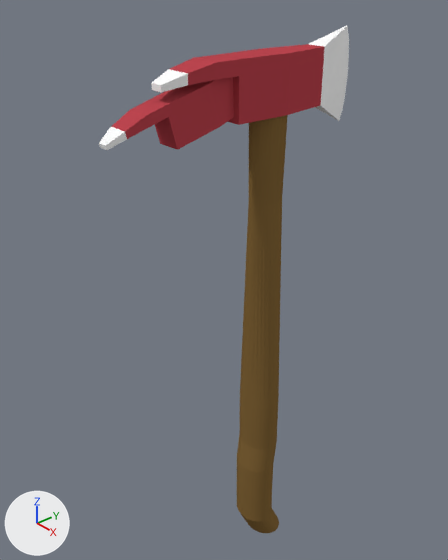
The Blender file Assets/Weapons/MeleeWeapons/FireAxe.blend: old version first, new version second.
Both versions are drawn from a 50 mm camera at (1.047, -1.004, 1.057) aimed at (-0.06, -0.048, 0.285). Arrows for +X, +Y and +Z are at lower left; the lights stay in place.

Objects in the first picture: 'Cylinder', 'SwingThing'.
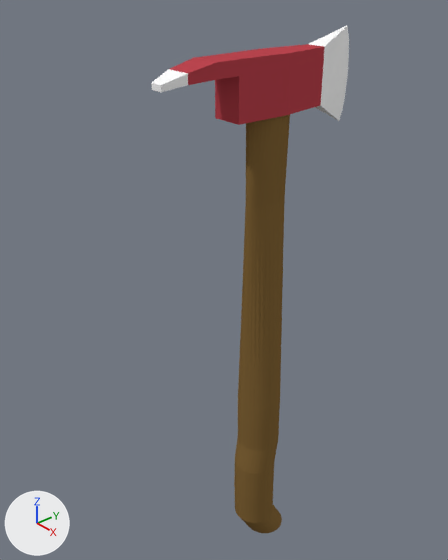
The newer file is also rescaled (x2.083), turned or shifted as a whole; pictures and numbers use the older file's frame.

Location of each change, [x1, y1, x2, y2] in pixels of the pictures (448 x 560 px; the box of a moved part takes in the faces that stretch with it):
'SwingThing', deleted (red)
    before: [99, 77, 234, 150]
    faces in mat_axe_red_001 (red #bb454f): [111, 77, 234, 150]
    faces in mat_axe_white_001 (white #ffffff): [99, 127, 127, 150]
part 1 of me_cylinder, moved or reshaped
    before: [237, 115, 288, 533]
    after: [234, 115, 290, 533]

The change, as a list of edits to the scene's bpy script:
```text
Change me_cylinder:
    where me_cylinder.from_pydata(...)  # 425 vertices, 374 faces; spans x -4.1..9.2, y -31.9..31.3, z -6.8..10.0
    used by ob_cylinder; location = (0.0, 0.0, 0.0); scale = (0.00921, 0.00921, 0.09)
    me_cylinder part 1: the loose piece of 288 vertices spanning x -4.1..9.2, y -4.9..10.6, z -6.8..8.3 is scaled about its middle by (1, 1.2, 1), then moved by (0.0, 0.2, 0.0)
Remove ob_swingthing:
    ob_swingthing = bpy.data.objects.new('SwingThing', me_cylinder_001)
    ob_swingthing.location = (0.0, -0.045, 0.221)
    ob_swingthing.rotation_euler = (0.266, 0.0, 0.0)  # degrees (15, 0, 0)
    ob_swingthing.scale = (0.00712, 0.00712, 0.0643)
```
